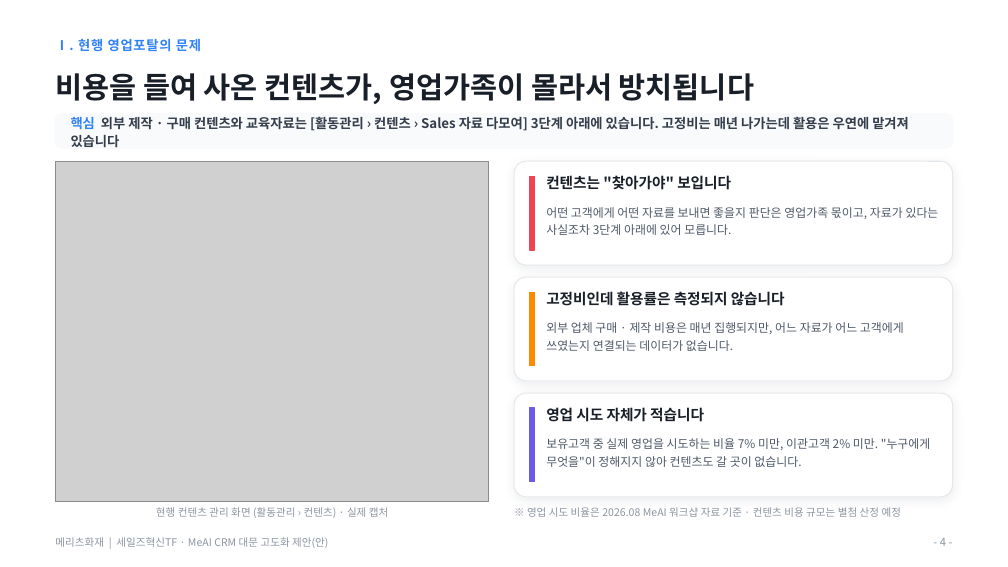
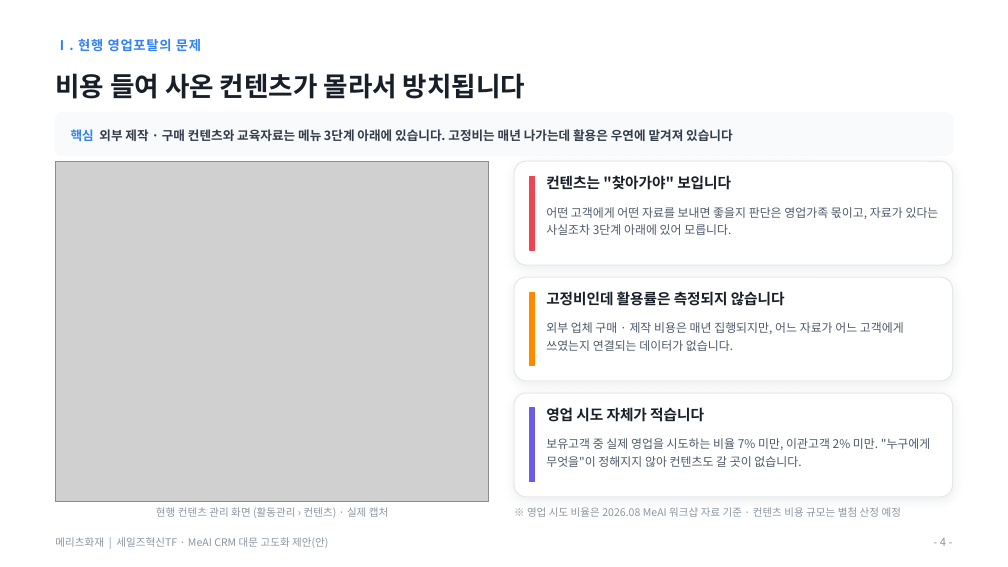
Before and after one commit to hunx11-sys/MeAI, a slide deck: slide 4 of docs/MeAI_CRM대문_고도화_제안_대표이사보고_2026.09.pptx. Drawn at 1008x567 pixels with LibreOffice and Linux fonts; fonts in the diff are those of the drawing; grey boxes stand for pictures. Boxes give left, top, right and bottom in pixels: in the first picture for what was removed or moved away, otherwise in the second. Text is boxed around its words. In the diff, an @@ line names an element or a change of style, - is before the commit and + after.

```diff
--- a/docs/MeAI_CRM대문_고도화_제안_대표이사보고_2026.09.pptx
+++ b/docs/MeAI_CRM대문_고도화_제안_대표이사보고_2026.09.pptx
@@ text at bbox=[55, 73, 525, 99]: text changed; size 21 to 19 pt @@
-비용을 들여 사온 컨텐츠가, 영업가족이 몰라서 방치됩니다
+비용 들여 사온 컨텐츠가 몰라서 방치됩니다
@@ rounded rectangle: place and size @@
-rounded rectangle at bbox=[55, 114, 953, 148]
+rounded rectangle at bbox=[55, 113, 953, 155]
@@ rounded rectangle at bbox=[55, 113, 953, 155]: proportions changed @@
@@ text at bbox=[71, 129, 732, 141]: text changed; size 9.5 to 9 pt @@
-핵심 외부 제작 · 구매 컨텐츠와 교육자료는 [활동관리 › 컨텐츠 › Sales 자료 다모여] 3단계 아래에 있습니다. 고정비는 매년 나가는데 활용은 우연에 맡겨져 있습니다
+핵심 외부 제작 · 구매 컨텐츠와 교육자료는 메뉴 3단계 아래에 있습니다. 고정비는 매년 나가는데 활용은 우연에 맡겨져 있습니다
```
Also in this commit, not shown: 12 other slides changed, 1 other file.
